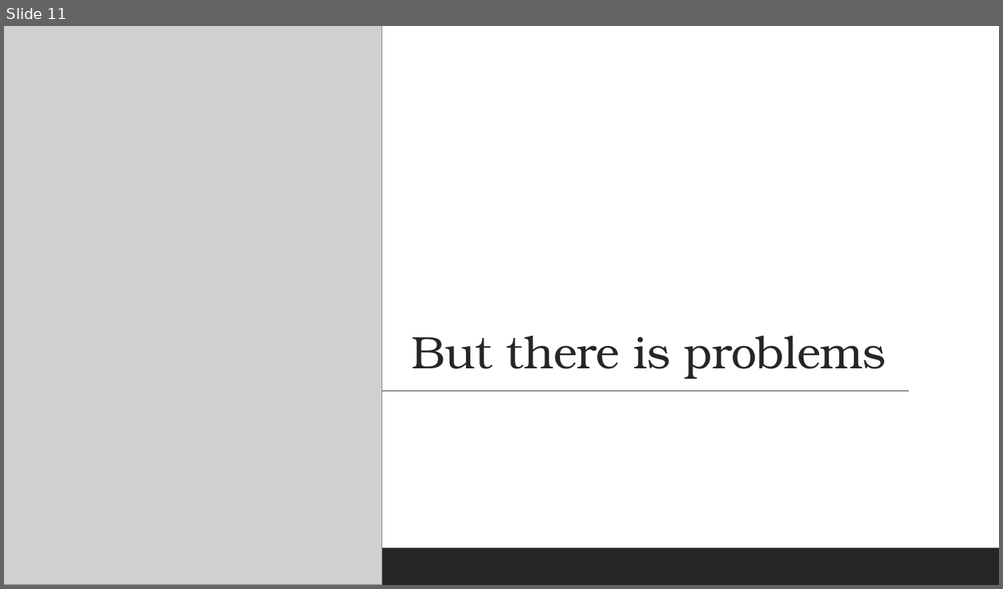
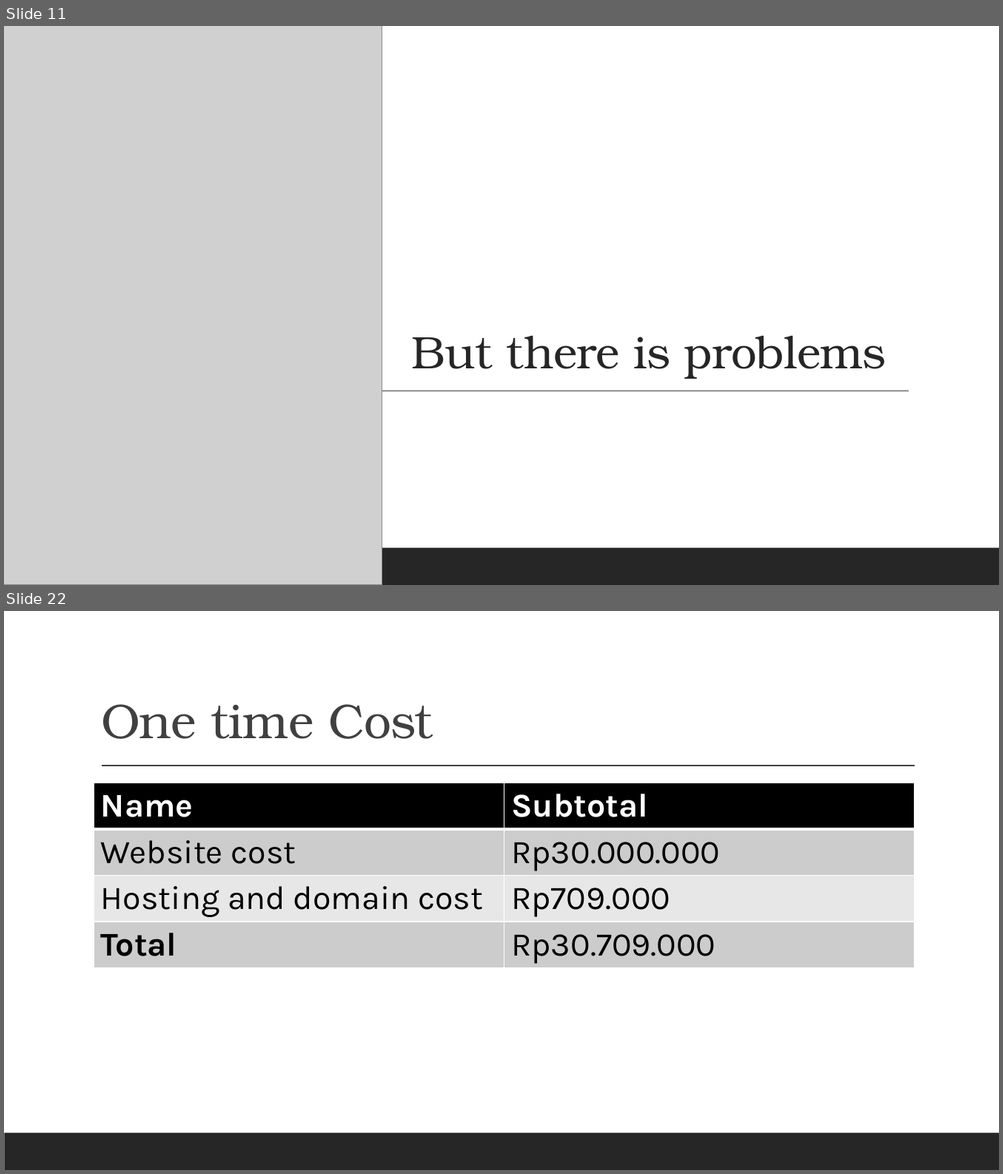
Before and after one commit to Brevalda1/financebrevaldabaru, a slide deck: ONLINE COMPANY EXPENSE RECORDING WEBSITE BASED ON MULTI-COMPANY.pptx. Shown one above the other, each under a label of ours: slide 11 before the commit, slides 11 and 22 after it; the slides between them are not shown. The pictures are 1003x589 and 1003x1174 pixels, drawn with LibreOffice and Linux fonts; fonts in the diff are those of the drawing; grey boxes stand for pictures. Boxes give left, top, right and bottom in pixels: in the first picture for what was removed or moved away, otherwise in the second. Text is boxed around its words. In the diff, an @@ line names an element or a change of style, - is before the commit and + after.

```diff
--- a/ONLINE COMPANY EXPENSE RECORDING WEBSITE BASED ON MULTI-COMPANY.pptx
+++ b/ONLINE COMPANY EXPENSE RECORDING WEBSITE BASED ON MULTI-COMPANY.pptx
@@ slide 22 added at [4, 611, 999, 1170], background #FFFFFF; not listed: 1 template element that a slide beside it also shows @@
@@ title added at [101, 704, 432, 739], 47 pt, text #404040 @@
+One time Cost
@@ table added at [94, 783, 914, 972], 4 rows, 2 columns @@
+Name | Subtotal
+Website cost | Rp30.000.000
+Hosting and domain cost | Rp709.000
+Total | Rp30.709.000
@@ line added from (102, 766) to (915, 766), #404040 1 pt @@
```
Also in this commit, not shown: 14 other slides added, 2 slides removed, 1 other file.
